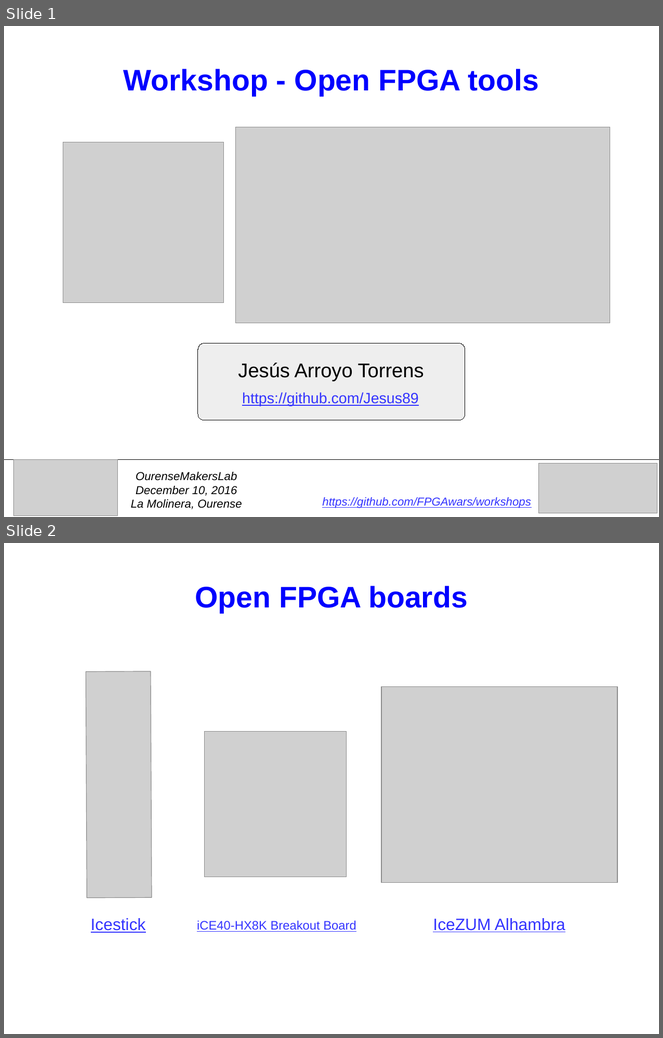
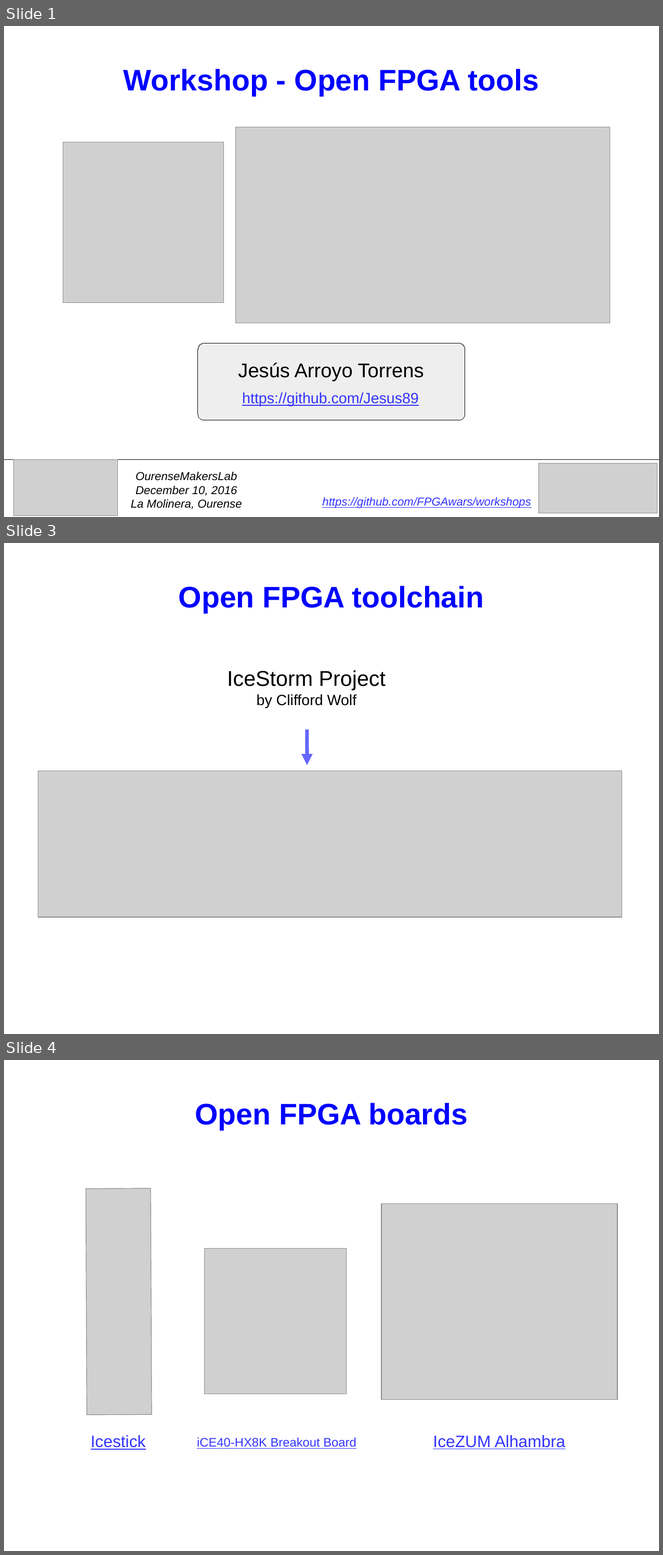
Before and after one commit to FPGAwars/workshops, a slide deck: 2016-12-10-OurenseMakersLab/presentation/slides.odp. Shown one above the other, each under a label of ours: slides 1 and 2 before the commit, slides 1, 3 and 4 after it; the slides between them are not shown. The pictures are 663x1038 and 663x1555 pixels, drawn with LibreOffice and Linux fonts; fonts in the diff are those of the drawing; grey boxes stand for pictures. Boxes give left, top, right and bottom in pixels: in the first picture for what was removed or moved away, otherwise in the second. Text is boxed around its words. In the diff, an @@ line names an element or a change of style, - is before the commit and + after.

```diff
--- a/2016-12-10-OurenseMakersLab/presentation/slides.odp
+++ b/2016-12-10-OurenseMakersLab/presentation/slides.odp
@@ slide 3 added at [4, 543, 659, 1034], background #FFFFFF @@
@@ title added at [179, 586, 484, 613], 36 pt, text #0000FF, bold @@
+Open FPGA toolchain
@@ text added at [227, 670, 386, 708], 26 pt, text #000000 @@
+IceStorm Project
+by Clifford Wolf
@@ arrow added from (307, 730) to (307, 766), #6666FF 4.51 pt @@
@@ picture added at [38, 771, 622, 917] @@
@@ what was slide 2 is now slide 4 @@
```
Also in this commit, not shown: 4 slides changed, 1 other slide added, 3 other files.
